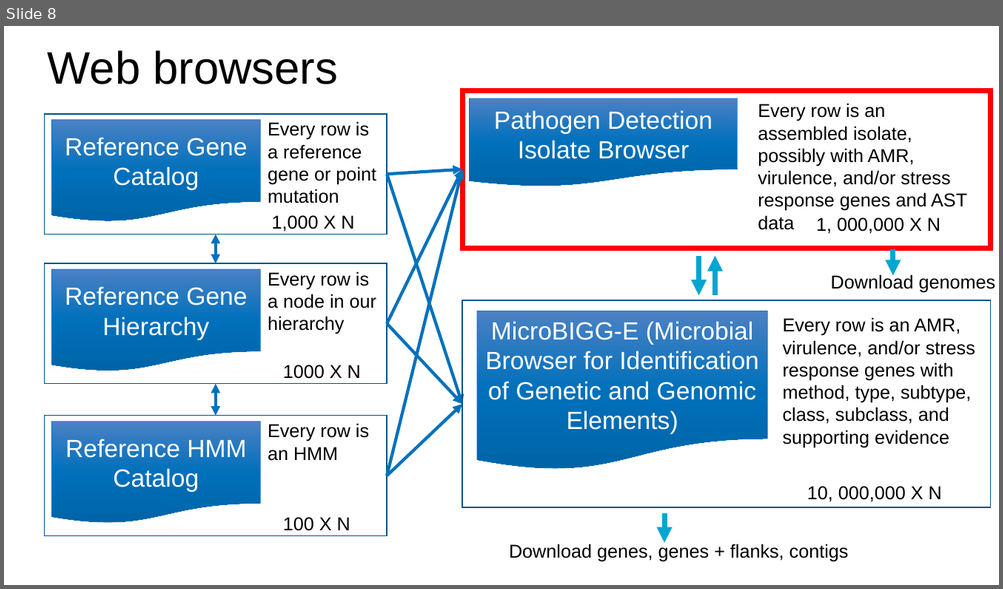
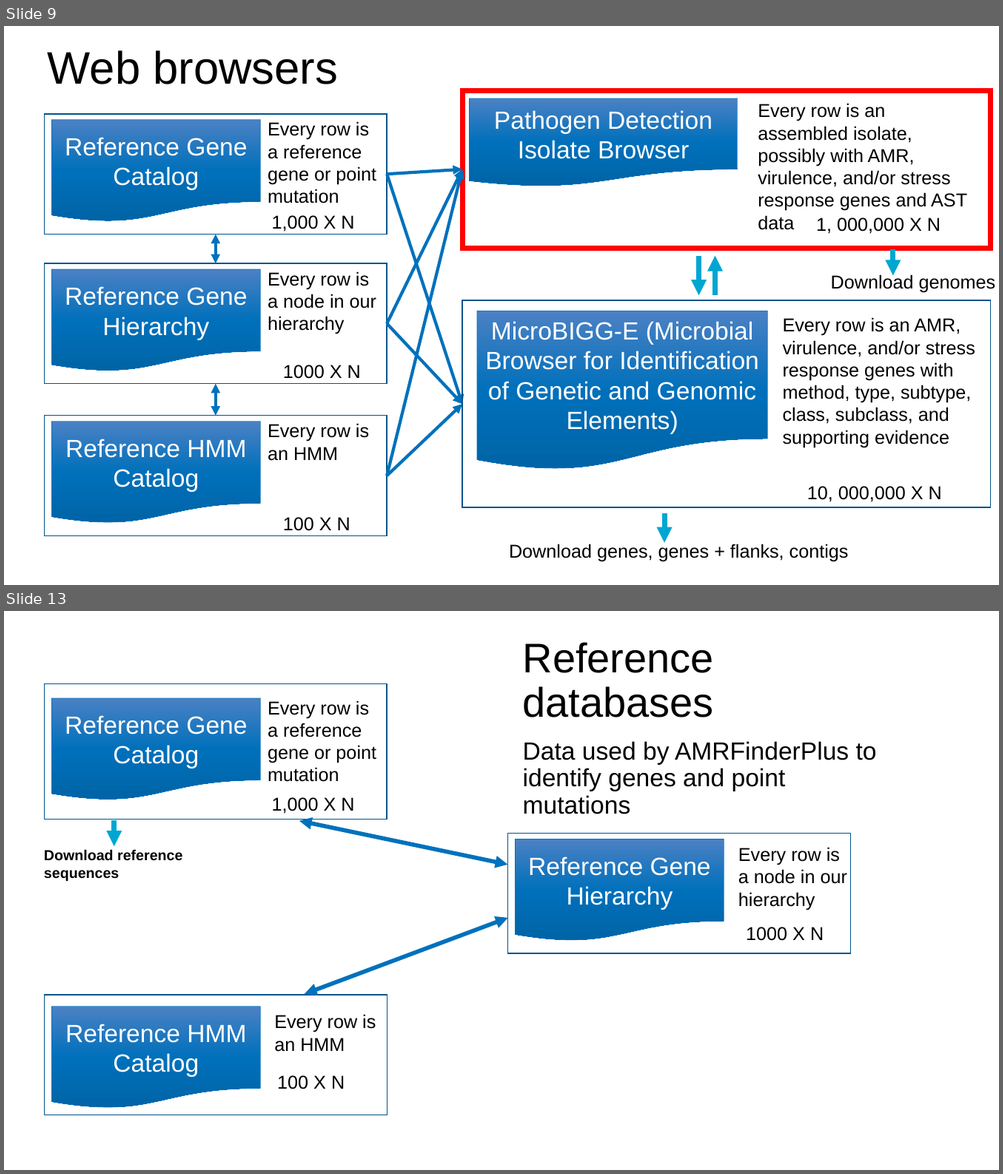
Before and after one commit to ncbi/workshop-asm-big-2026, a slide deck: outbreak/outbreak.pptx. Shown one above the other, each under a label of ours: slide 8 before the commit, slides 9 and 13 after it; the slides between them are not shown. The pictures are 1003x589 and 1003x1174 pixels, drawn with LibreOffice and Linux fonts; fonts in the diff are those of the drawing; background and template pictures are left out. Boxes give left, top, right and bottom in pixels: in the first picture for what was removed or moved away, otherwise in the second. Text is boxed around its words. In the diff, an @@ line names an element or a change of style, - is before the commit and + after.

```diff
--- a/outbreak/outbreak.pptx
+++ b/outbreak/outbreak.pptx
@@ slide 13 added at <box>4,611,999,1170</box>, background #FFFFFF @@
@@ title added at <box>523,642,876,815</box>, 24 pt, text #000000 @@
+Reference databases
+Data used by AMRFinderPlus to identify genes and point mutations
@@ group added at <box>44,684,387,881</box>: 3 texts, 1 rectangle, 1 flow chart document, 1 arrow @@
+Every row is a reference gene or point mutation
+1,000 X N
+Reference Gene Catalog
+Download reference sequences
@@ double arrow added from (299, 821) to (508, 865), #0071BC 4 pt @@
@@ group added at <box>508,833,850,954</box>: 2 texts, 1 rectangle, 1 flow chart document @@
+Every row is a node in our hierarchy
+1000 X N
+Reference Gene Hierarchy
@@ double arrow added from (508, 918) to (304, 994), #0071BC 4 pt @@
@@ group added at <box>44,995,387,1116</box>: 2 texts, 1 rectangle, 1 flow chart document @@
+Every row is an HMM
+100 X N
+Reference HMM Catalog
@@ what was slide 8 is now slide 9 @@
```
Also in this commit, not shown: 8 other slides added, 1 other file.
